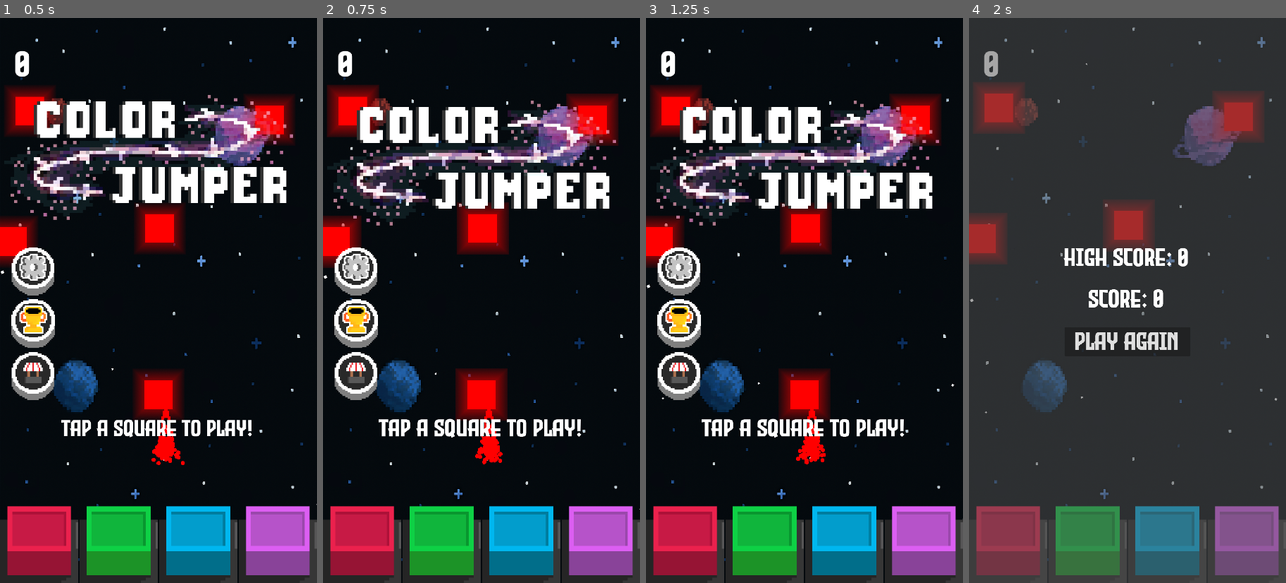
Above: before the commit, frames 1-4 (left to right).
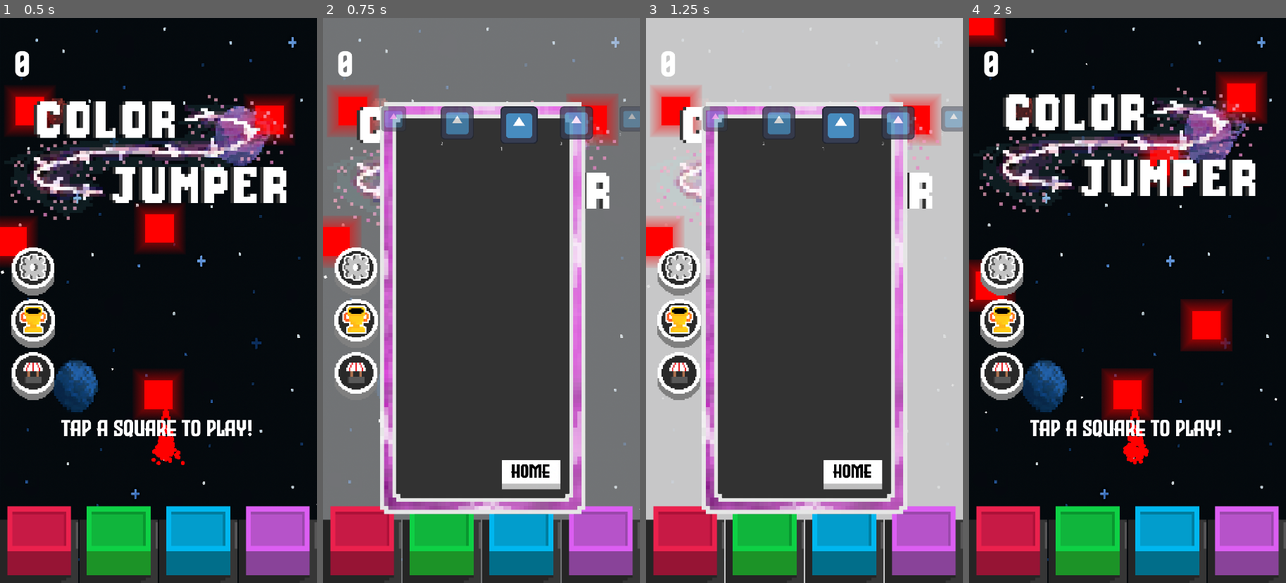
Above: after the commit, the same moments.

Repository: Xavier-Royer/Color-Jumper
Game: Godot game, scene res://Main.tscn
Two runs of this game, one before a commit and one after it. Both use one fixed random seed, a clock stepped at 60 frames per second and the inputs below. The engine's default icon, where the game draws it, is replaced by a stand-in: a white triangle on a blue panel in a dark square.
Inputs (mouse positions are in pixels of both pictures, inside the frame that each line leads up to):
- Up to frame 1 (0.5 s): no input
- Up to frame 2 (0.75 s): click (354, 373) at 0.5 s
- Up to frame 3 (1.25 s): no input
- Up to frame 4 (2 s): click (1175, 475) at 1.27 s

Frame 1 is identical in both runs. In frame 2, 81% of the frame differs, in the area x 0-100%, y 0-100%; in frame 3, 81%; in frame 4, 94%.
Error before the commit: Invalid assignment of property or key 'visible' with value of type 'bool' on a base object of type 'null instance'. (res://screen_manager.gd:36)

Commit message:
fixed tween error

Diff:
--- a/Main.tscn
+++ b/Main.tscn
@@ -771,6 +771,21 @@
 [node name="RainbowFade" type="Timer" parent="ScreenManager/GameScreen/UI/RainbowScreenOverLay"]
 wait_time = 4.5
 
+[node name="ScreenBG" type="ColorRect" parent="ScreenManager/GameScreen/UI"]
+visible = false
+modulate = Color(1, 1, 1, 0.27451)
+z_index = -100
+layout_mode = 1
+anchors_preset = 15
+anchor_right = 1.0
+anchor_bottom = 1.0
+grow_horizontal = 2
+grow_vertical = 2
+color = Color(0.864675, 0.864675, 0.864675, 1)
+
+[node name="RainbowFade" type="Timer" parent="ScreenManager/GameScreen/UI/ScreenBG"]
+wait_time = 4.5
+
 [node name="RainbowParticles" type="GPUParticles2D" parent="ScreenManager/GameScreen/UI"]
 position = Vector2(1073, -10)
 amount = 150
@@ -907,6 +922,7 @@
 [connection signal="pressed" from="ScreenManager/GameScreen/UI/Settings" to="ScreenManager" method="_on_settings_pressed"]
 [connection signal="pressed" from="ScreenManager/GameScreen/UI/Leaderboard" to="ScreenManager" method="_on_leaderboard_pressed"]
 [connection signal="timeout" from="ScreenManager/GameScreen/UI/RainbowScreenOverLay/RainbowFade" to="ScreenManager/GameScreen/UI/RainbowScreenOverLay" method="_on_rainbow_fade_timeout"]
+[connection signal="timeout" from="ScreenManager/GameScreen/UI/ScreenBG/RainbowFade" to="ScreenManager/GameScreen/UI/ScreenBG" method="_on_rainbow_fade_timeout"]
 [connection signal="screen_exited" from="ScreenManager/GameScreen/Objects/Player/VisibleOnScreenNotifier2D" to="ScreenManager/GameScreen/Objects/Player" method="_on_visible_on_screen_notifier_2d_screen_exited"]
 [connection signal="finished" from="ScreenManager/GameScreen/Objects/Player/GPUParticles2D" to="ScreenManager/GameScreen/Objects/Player" method="_on_gpu_particles_2d_finished"]
 [connection signal="timeout" from="ScreenManager/GameScreen/SpawnTimer" to="ScreenManager/GameScreen" method="_on_spawn_timer_timeout"]
--- a/screen_manager.gd
+++ b/screen_manager.gd
@@ -34,7 +34,6 @@
 	#nextScreen.visible = true
 	if not screenOpen:
 		$GameScreen/UI/ScreenBG.visible = true
-		screenTransition = create_tween()
 		screenTransition.set_ease(Tween.EASE_OUT)
 		screenTransition.set_trans(Tween.TRANS_BACK)
 		screenTransition.tween_property(nextScreen, "offset", onScreenPosition,0.5)
